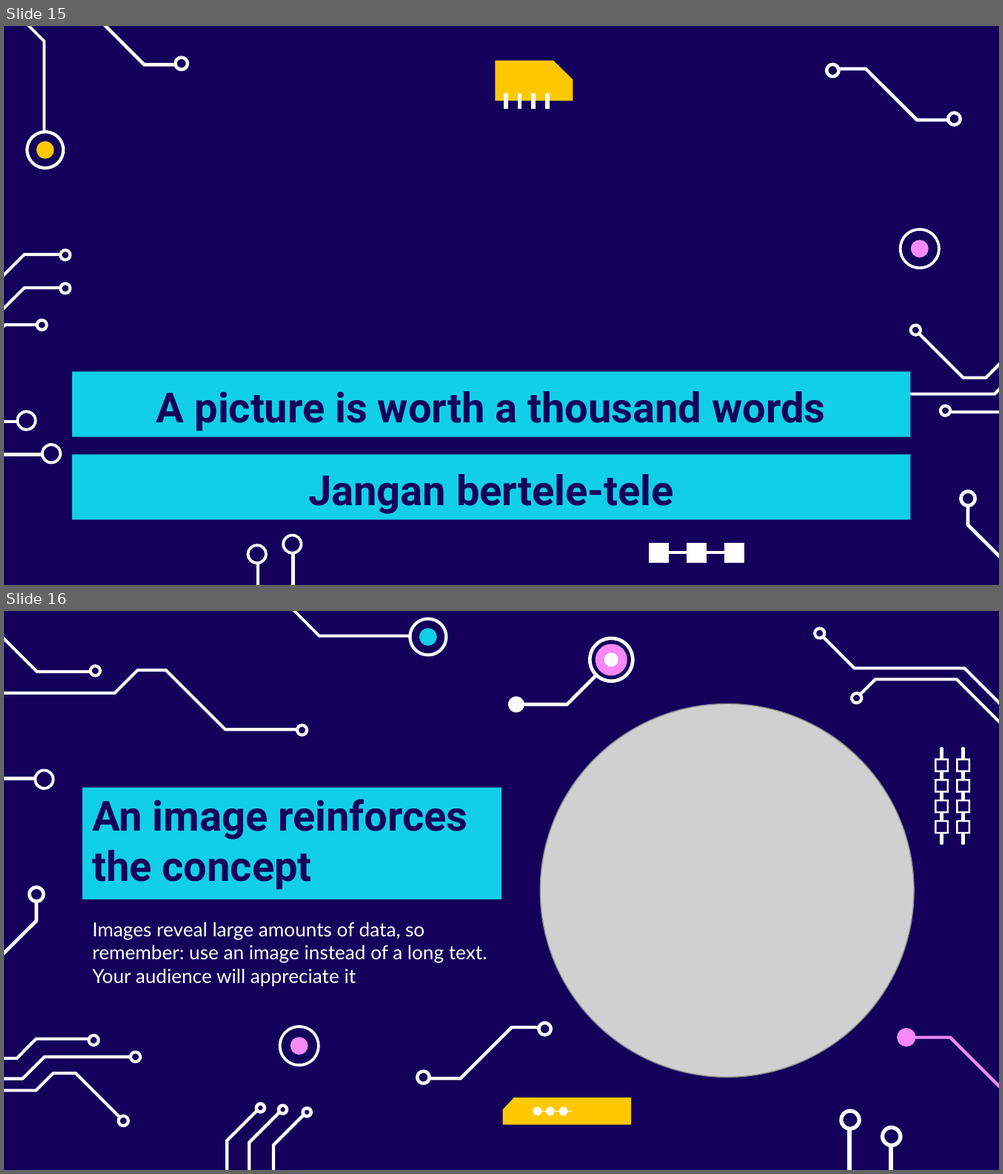
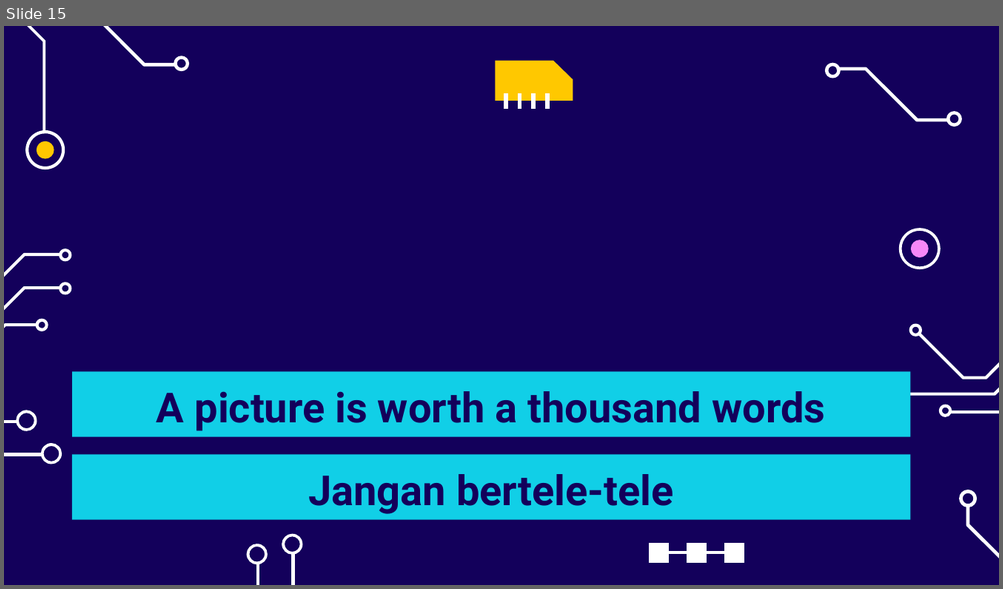
Before and after one commit to chariotofthesun/kkngenap2024, a slide deck: Peeeeeeeeenjk Eksebissii KKN Reg2024.pptx. Shown one above the other, each under a label of ours: slides 15 and 16 before the commit, slide 15 after it. The pictures are 1003x1174 and 1003x589 pixels, drawn with LibreOffice and Linux fonts; fonts in the diff are those of the drawing; grey boxes stand for pictures; background and template pictures are left out. Boxes give left, top, right and bottom in pixels: in the first picture for what was removed or moved away, otherwise in the second. Text is boxed around its words. In the diff, an @@ line names an element or a change of style, - is before the commit and + after.

```diff
--- a/Peeeeeeeeenjk Eksebissii KKN Reg2024.pptx
+++ b/Peeeeeeeeenjk Eksebissii KKN Reg2024.pptx
@@ slide 16 removed at [4,611,999,1170], background #13005B @@
@@ freeform shape removed at [287,611,412,637] @@
@@ ellipse removed at [410,619,446,655] @@
@@ freeform shape removed at [418,628,437,646] @@
@@ group removed at [4,617,308,735]: 4 freeform shapes @@
@@ group removed at [508,638,635,712]: 5 freeform shapes @@
@@ group removed at [814,628,999,729]: 4 freeform shapes @@
@@ picture removed at [540,703,914,1077] @@
@@ freeform shape removed at [4,777,35,780] @@
@@ freeform shape removed at [34,769,54,789] @@
@@ title removed at [82,788,501,900] @@
-An image reinforces the concept
@@ group removed at [935,748,970,844]: 18 freeform shapes @@
@@ freeform shape removed at [29,886,45,903] @@
@@ freeform shape removed at [4,903,38,958] @@
@@ subtitle removed at [92,922,487,987] @@
-Images reveal large amounts of data, so remember: use an image instead of a long text. Your audience will appreciate it
@@ freeform shape removed at [279,1025,322,1068] @@
@@ freeform shape removed at [430,1027,539,1079] @@
@@ freeform shape removed at [538,1022,551,1036] @@
@@ freeform shape removed at [896,1028,915,1048] @@
@@ group removed at [4,1036,141,1128]: 9 freeform shapes @@
@@ freeform shape removed at [290,1038,308,1056] @@
@@ freeform shape removed at [906,1037,999,1148] @@
@@ freeform shape removed at [417,1071,430,1085] @@
@@ group removed at [227,1103,313,1170]: 6 freeform shapes @@
@@ group removed at [502,1099,631,1125]: 7 freeform shapes @@
@@ group removed at [840,1111,901,1170]: 4 freeform shapes @@
```
Also in this commit, not shown: 1 other slide removed.
